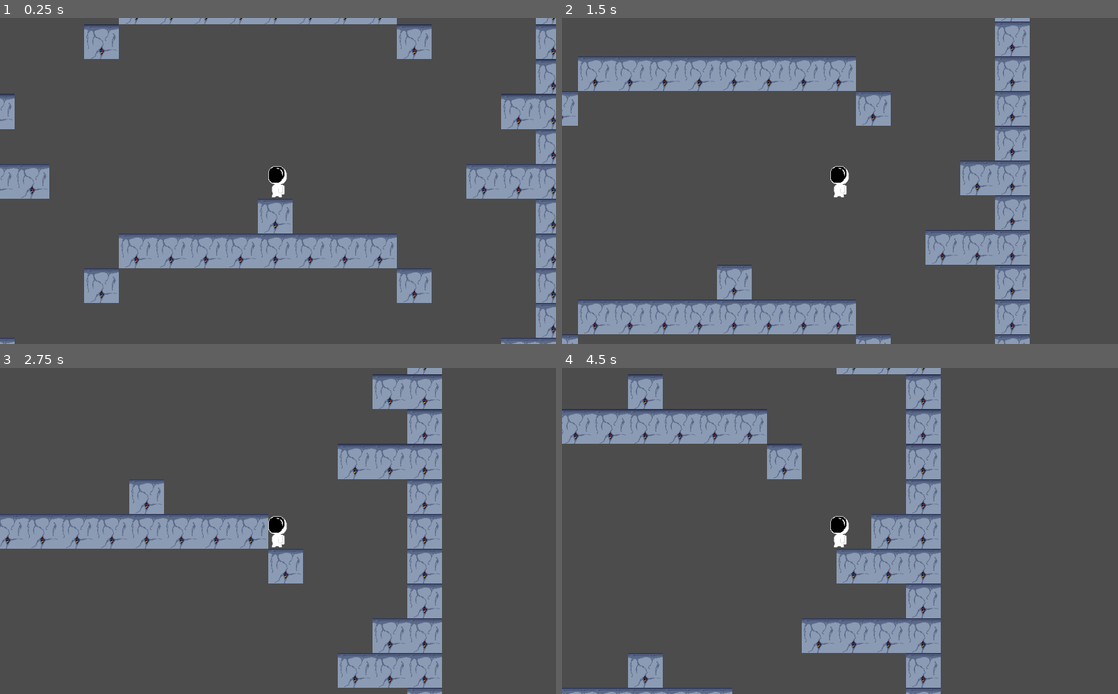
Above: before the commit, frames 1-4 (two rows, left to right).
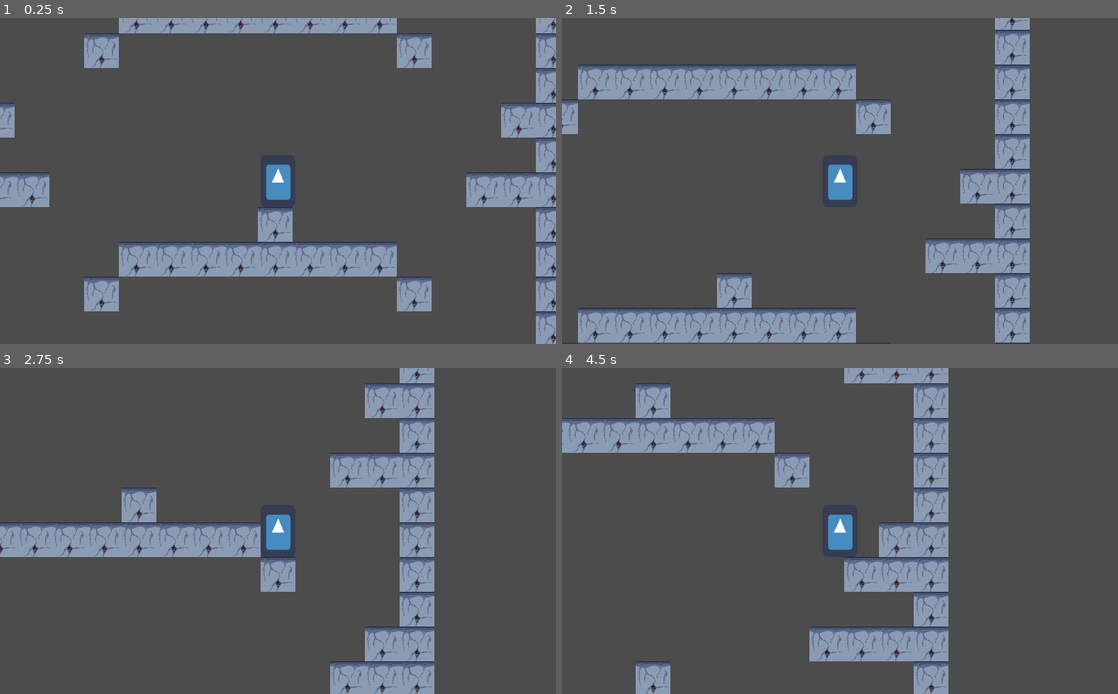
Above: after the commit, the same moments.

Repository: CM-beynon/ItCameFromSaturn
Game: Godot game, scene res://Scenes/NewTestLevel.tscn
The game is run twice, just before and just after one commit, with the same random seed, the same clock (stepped at 60 frames per second) and the same inputs. The project has no main scene, so this scene is started directly. The engine's default icon, where the game draws it, is replaced by a stand-in: a white triangle on a blue panel in a dark square.
Inputs:
- Up to frame 1 (0.25 s): no input
- Up to frame 2 (1.5 s): tap Enter at 0.5 s; hold Right (ui_right) from 0.53 s (still down); tap Up (ui_up) at 0.77 s
- Up to frame 3 (2.75 s): tap Up (ui_up) at 1.52 s; release Right (ui_right) at 2.03 s; hold Left (ui_left) from 2.03 s (still down)
- Up to frame 4 (4.5 s): tap Space at 2.75 s; release Left (ui_left) at 2.78 s; hold Right (ui_right) 2.78-4.28 s; tap Up (ui_up) at 3.02, 3.77 s; hold Left (ui_left) from 4.28 s (still down)

The runs differ from the first frame. In frame 1, 12% of the frame differs, in the area x 0-100%, y 0-100%; in frame 2, 14%, in the area x 0-85%, y 0-100%; in frame 3, 13%; in frame 4, 14%.

Commit message:
Added crouch functionality

Diff:
--- a/Scenes/Player.gd
+++ b/Scenes/Player.gd
@@ -6,30 +6,49 @@
 const GRAVITY = 30
 
 # States
-enum States {FLOOR, AIR}
+enum States {FLOOR, AIR, CROUCH}
 
 # Variables
 var state = States.FLOOR
 var velocity = Vector2(0,0)
 
+
 func _physics_process(delta):
-
+	print(state)
 	match state:
 
 		States.FLOOR:
+			$Sprite.scale.y = 1.5
+			$CollisionShape2D.scale.y = 1.5
+
 			move_left_or_right()
 			if Input.is_action_pressed("ui_up"):
 				velocity.y = JUMP
 
 			move()
+
 			if !is_on_floor():
 				state = States.AIR
+			if Input.is_action_pressed("ui_down"):
+				state = States.CROUCH
 
 		States.AIR:
 			move_left_or_right()
 			velocity.y += GRAVITY
 			move()
-			if is_on_floor():
+			if is_on_floor() and !Input.is_action_pressed("ui_down"):
+				state = States.FLOOR
+			if is_on_floor() and Input.is_action_pressed("ui_down"):
+				state = States.CROUCH
+
+		States.CROUCH:
+			$Sprite.scale.y = 0.99
+			$CollisionShape2D.scale.y = 0.99
+			move_left_or_right()
+			move()
+			if !is_on_floor():
+				state = States.AIR
+			if !$CheckCeilingLeft.is_colliding() and !$CheckCeilingRight.is_colliding() and !Input.is_action_pressed("ui_down"):
 				state = States.FLOOR
 
 # Calculates movement and collisions from the velocity vector
--- a/Scenes/Player.tscn
+++ b/Scenes/Player.tscn
@@ -1,10 +1,10 @@
 [gd_scene load_steps=4 format=2]
 
-[ext_resource path="res://ASSETS/Sprites/PlayerSpriteSaturnRough2.png" type="Texture" id=1]
+[ext_resource path="res://icon.png" type="Texture" id=1]
 [ext_resource path="res://Scenes/Player.gd" type="Script" id=2]
 
 [sub_resource type="RectangleShape2D" id=1]
-extents = Vector2( 17.5, 32 )
+extents = Vector2( 32, 32 )
 
 [node name="Player" type="KinematicBody2D"]
 script = ExtResource( 2 )
@@ -13,5 +13,17 @@
 texture = ExtResource( 1 )
 
 [node name="CollisionShape2D" type="CollisionShape2D" parent="."]
-position = Vector2( -0.5, 0 )
+position = Vector2( 0, -9.53674e-07 )
 shape = SubResource( 1 )
+
+[node name="CheckCeilingLeft" type="RayCast2D" parent="."]
+position = Vector2( 32, -32 )
+rotation = 3.14159
+enabled = true
+cast_to = Vector2( 0, 3 )
+
+[node name="CheckCeilingRight" type="RayCast2D" parent="."]
+position = Vector2( -32, -32 )
+rotation = 3.14159
+enabled = true
+cast_to = Vector2( 0, 3 )
